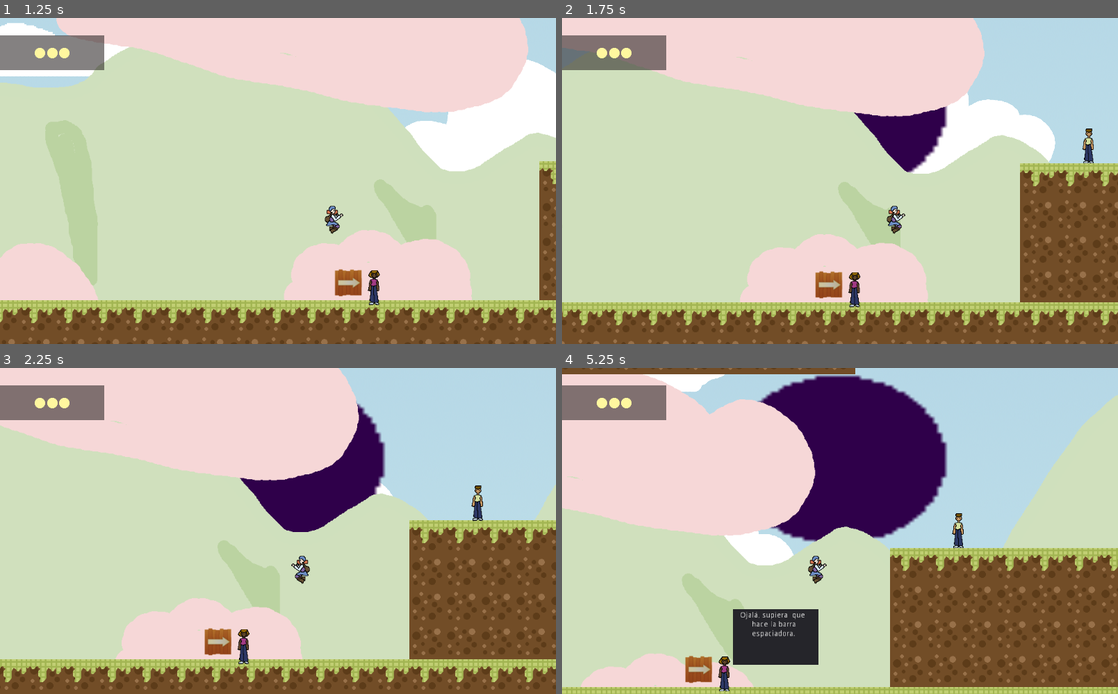
Above: before the commit, frames 1-4 (two rows, left to right).
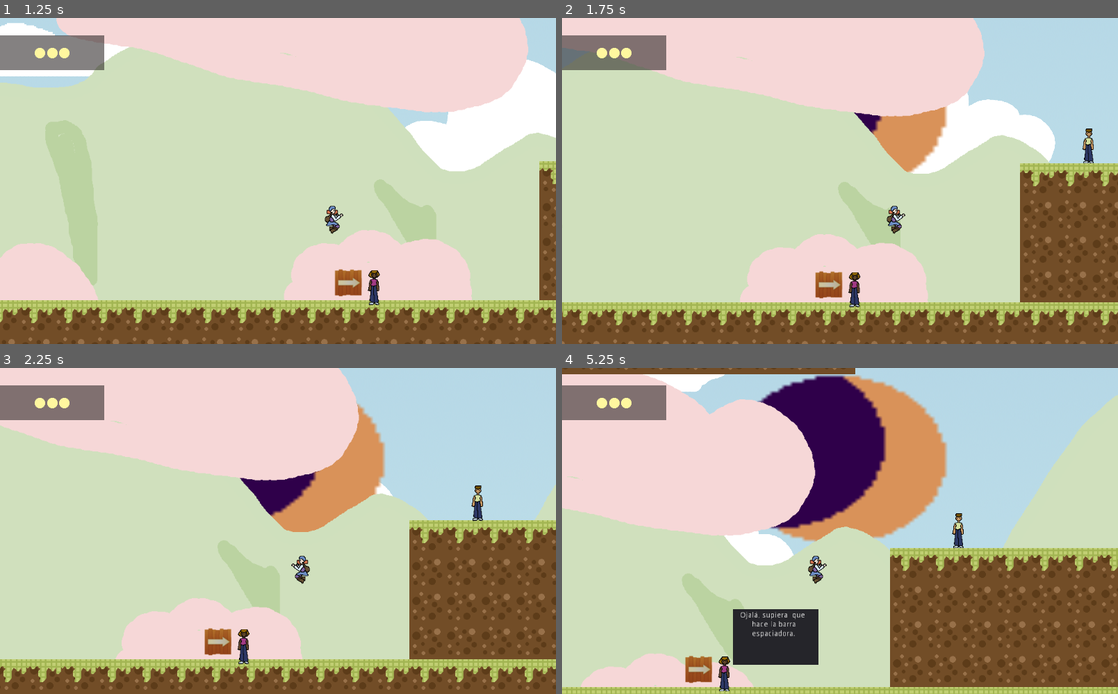
Above: after the commit, the same moments.

Repository: elros88/eclipta
Game: Godot game, scene res://levels/title.tscn
Same seed, same stepped clock (60 frames per second), same inputs: the game is played once before the commit and once after it.
Inputs:
- Up to frame 1 (1.25 s): hold Right (right) from 0.53 s (still down); hold A (A, bound only after the commit) from 0.53 s (still down); tap Space (jump) at 0.77, 0.8, 1.07 s
- Up to frame 2 (1.75 s): keep holding Right (right); release A (A, bound only after the commit) at 1.28 s; tap Space (jump) at 1.35, 1.52 s; tap A (A, bound only after the commit) at 1.55 s
- Up to frame 3 (2.25 s): tap Space (jump) at 1.82 s; release Right (right) at 2.03 s; hold Left (left) from 2.03 s (still down); hold Space (jump) from 2.03 s (still down); tap Tab (attack) at 2.1 s
- Up to frame 4 (5.25 s): release Left (left) at 2.78 s; release Space (jump) at 2.78 s; hold Right (right) 2.78-4.28 s; tap Z (green) at 2.85 s; tap Space (jump) at 3.02, 3.32, 4.52, 4.82 s; tap A (A, bound only after the commit) at 3.05, 4.55 s; hold Space (jump) 3.53-4.28 s; tap X (red) at 3.6 s; hold Left (left) 4.28-5.03 s; tap C (yellow) at 4.35 s; hold Right (right) from 5.03 s (still down); hold A (A, bound only after the commit) from 5.03 s (still down)

Frame 1 is identical in both runs. In frame 2, 1.7% of the frame differs, in the area x 55-70%, y 27-48%; in frame 3, 3.3%; in frame 4, 6.0%, in the area x 38-70%, y 2-54%.

Commit message:
Arreglando dialogos

Diff:
--- a/src/levels/level-1.gd
+++ b/src/levels/level-1.gd
@@ -6,6 +6,7 @@
 const PHASES = 3
 
 export var friends = 7
+export (String, MULTILINE) var message = ""
 var friends_saved = 0
 
 var audio_file = "res://resource/sound/Level I Loop.wav"
@@ -101,6 +102,9 @@
 	if Input.is_action_just_pressed("yellow"):
 		$Messages/yellowattack.visible = false
 
+	if Input.is_action_pressed("A"):
+		$Panel.visible = false
+
 
 func _on_Red_red_collected():
 	print("red")
--- a/src/levels/level-1.tscn
+++ b/src/levels/level-1.tscn
@@ -16,17 +16,8 @@
 [ext_resource path="res://resource/background/mountain-1-1.png" type="Texture" id=14]
 [ext_resource path="res://resource/background/mountain-2-1.png" type="Texture" id=15]
 [ext_resource path="res://resource/background/mountain-3-1.png" type="Texture" id=16]
-[ext_resource path="res://resource/eclipse/2.png" type="Texture" id=17]
-[ext_resource path="res://resource/eclipse/1.png" type="Texture" id=18]
-[ext_resource path="res://resource/eclipse/5.png" type="Texture" id=19]
-[ext_resource path="res://resource/eclipse/7.png" type="Texture" id=20]
 [ext_resource path="res://resource/eclipse/4.png" type="Texture" id=21]
-[ext_resource path="res://resource/eclipse/8.png" type="Texture" id=22]
-[ext_resource path="res://resource/eclipse/9.png" type="Texture" id=23]
 [ext_resource path="res://resource/background/stars.png" type="Texture" id=24]
-[ext_resource path="res://resource/eclipse/10.png" type="Texture" id=25]
-[ext_resource path="res://resource/eclipse/6.png" type="Texture" id=26]
-[ext_resource path="res://resource/eclipse/3.png" type="Texture" id=27]
 [ext_resource path="res://items/door.tscn" type="PackedScene" id=28]
 [ext_resource path="res://resource/sound/Level I Loop.wav" type="AudioStream" id=29]
 [ext_resource path="res://items/red.tscn" type="PackedScene" id=30]
@@ -38,7 +29,7 @@
 
 [sub_resource type="SpriteFrames" id=29]
 animations = [ {
-"frames": [ ExtResource( 18 ), ExtResource( 17 ), ExtResource( 27 ), ExtResource( 21 ), ExtResource( 19 ), ExtResource( 26 ), ExtResource( 20 ), ExtResource( 22 ), ExtResource( 23 ), ExtResource( 25 ) ],
+"frames": [ ExtResource( 21 ) ],
 "loop": true,
 "name": "sun",
 "speed": 0.01
@@ -172,7 +163,6 @@
 scale = Vector2( 7.5, 5.8125 )
 frames = SubResource( 29 )
 animation = "sun"
-frame = 5
 playing = true
 
 [node name="Mountains" type="ParallaxLayer" parent="ParallaxBackground"]
@@ -415,7 +405,7 @@
 novia"
 
 [node name="Foe2" parent="Foes" instance=ExtResource( 12 )]
-position = Vector2( 736, 834 )
+position = Vector2( 587, 835 )
 message = "¡No puedo ver
 el eclipse desde
 aquí, que rabia!"
@@ -546,6 +536,33 @@
 
 [node name="Green" parent="Items" instance=ExtResource( 31 )]
 position = Vector2( 2048, -32 )
+
+[node name="Panel" type="Panel" parent="."]
+margin_left = 381.0
+margin_top = 491.0
+margin_right = 673.0
+margin_bottom = 674.0
+__meta__ = {
+"_edit_group_": true,
+"_edit_use_anchors_": false
+}
+
+[node name="Label" type="Label" parent="Panel"]
+anchor_right = 0.093
+anchor_bottom = 0.173
+margin_left = 50.0
+margin_top = 9.0
+margin_right = 203.824
+margin_bottom = 81.185
+text = "¡Oh no!, El Eclipse está alterando las emociones de los amigos de Eclipsa. Toca canciones para salvarlos cuando el cielo se oscurezca"
+autowrap = true
+
+[node name="Label2" type="Label" parent="Panel"]
+margin_left = 63.0
+margin_top = 131.0
+margin_right = 231.0
+margin_bottom = 149.0
+text = "Presiona A para continuar"
 
 [connection signal="timeout" from="Timer" to="." method="_on_Timer_timeout"]
 [connection signal="hit_something" from="Foes/Foe3" to="." method="_on_Foe_hit_something"]
--- a/src/project.godot
+++ b/src/project.godot
@@ -64,6 +64,11 @@
 "events": [ Object(InputEventKey,"resource_local_to_scene":false,"resource_name":"","device":0,"alt":false,"shift":false,"control":false,"meta":false,"command":false,"pressed":false,"scancode":0,"physical_scancode":67,"unicode":0,"echo":false,"script":null)
  ]
 }
+A={
+"deadzone": 0.5,
+"events": [ Object(InputEventKey,"resource_local_to_scene":false,"resource_name":"","device":0,"alt":false,"shift":false,"control":false,"meta":false,"command":false,"pressed":false,"scancode":0,"physical_scancode":65,"unicode":0,"echo":false,"script":null)
+ ]
+}
 
 [layer_names]
 
Not shown: 1 places in src/levels/level-1.tscn that only renumber resources
Not shown, changed: build/index.html
Not shown, changed: build/index.pck
